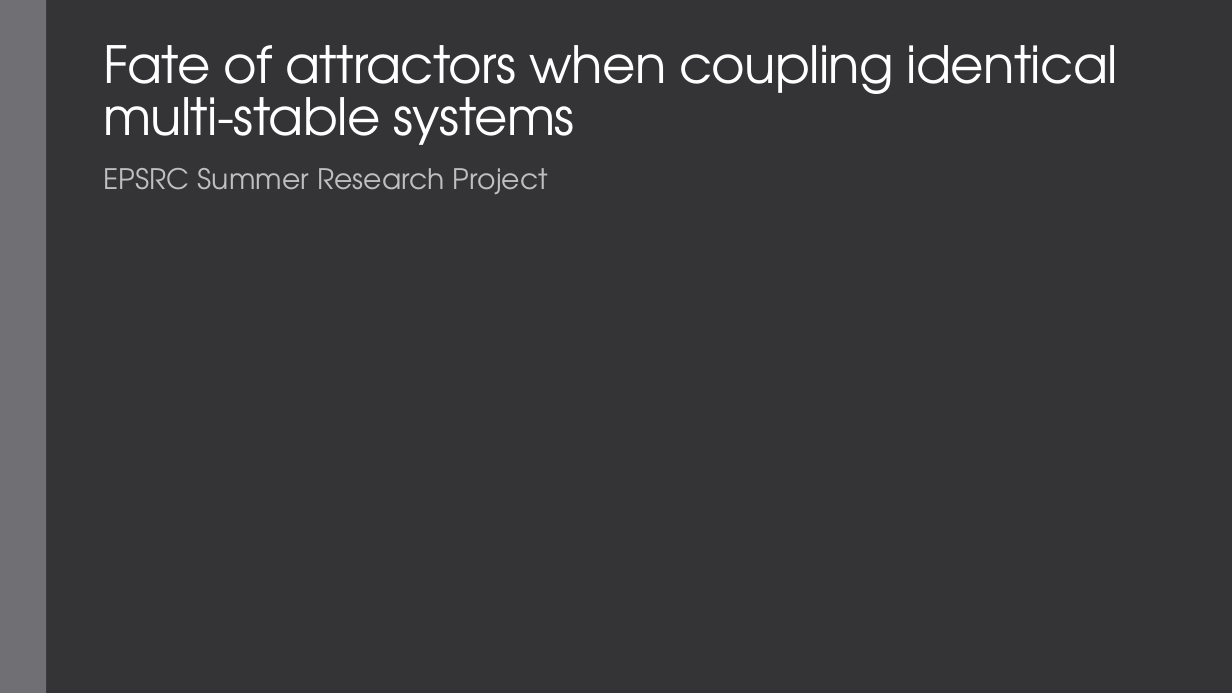
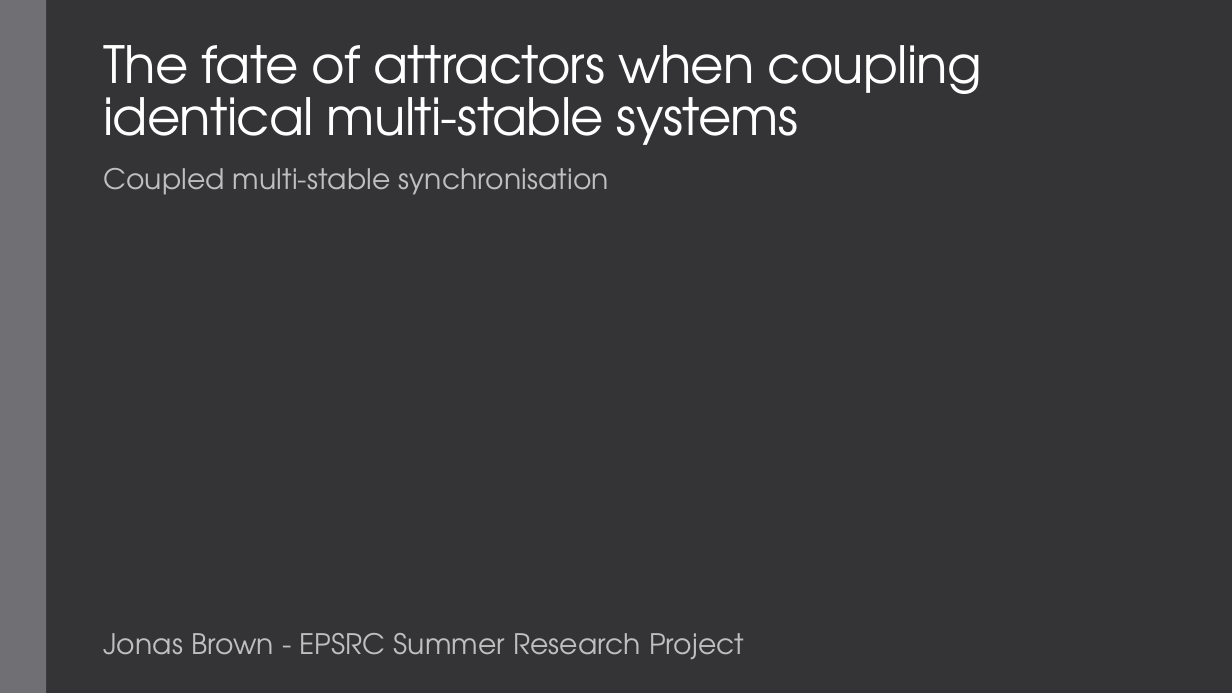
Before and after one commit to JonasEBrown/University, a slide deck: slide 1 of EPSRC Internship/October Presentation.pptx. Drawn at 1232x693 pixels with LibreOffice and Linux fonts; fonts in the diff are those of the drawing. Boxes give left, top, right and bottom in pixels: in the first picture for what was removed or moved away, otherwise in the second. Text is boxed around its words. In the diff, an @@ line names an element or a change of style, - is before the commit and + after.

```diff
--- a/EPSRC Internship/October Presentation.pptx
+++ b/EPSRC Internship/October Presentation.pptx
@@ title at box(103, 45, 982, 145): text changed @@
-Fate of attractors when coupling identical multi-stable systems
+The fate of attractors when coupling identical multi-stable systems
@@ text added at box(103, 168, 608, 195), 22 pt, text #BFBFBF @@
+Coupled multi-stable synchronisation
@@ subtitle at box(103, 633, 744, 659): text changed @@
-EPSRC Summer Research Project
+Jonas Brown - EPSRC Summer Research Project
```
Also in this commit, not shown: 7 other slides changed, 5 slides added, 3 other files.
